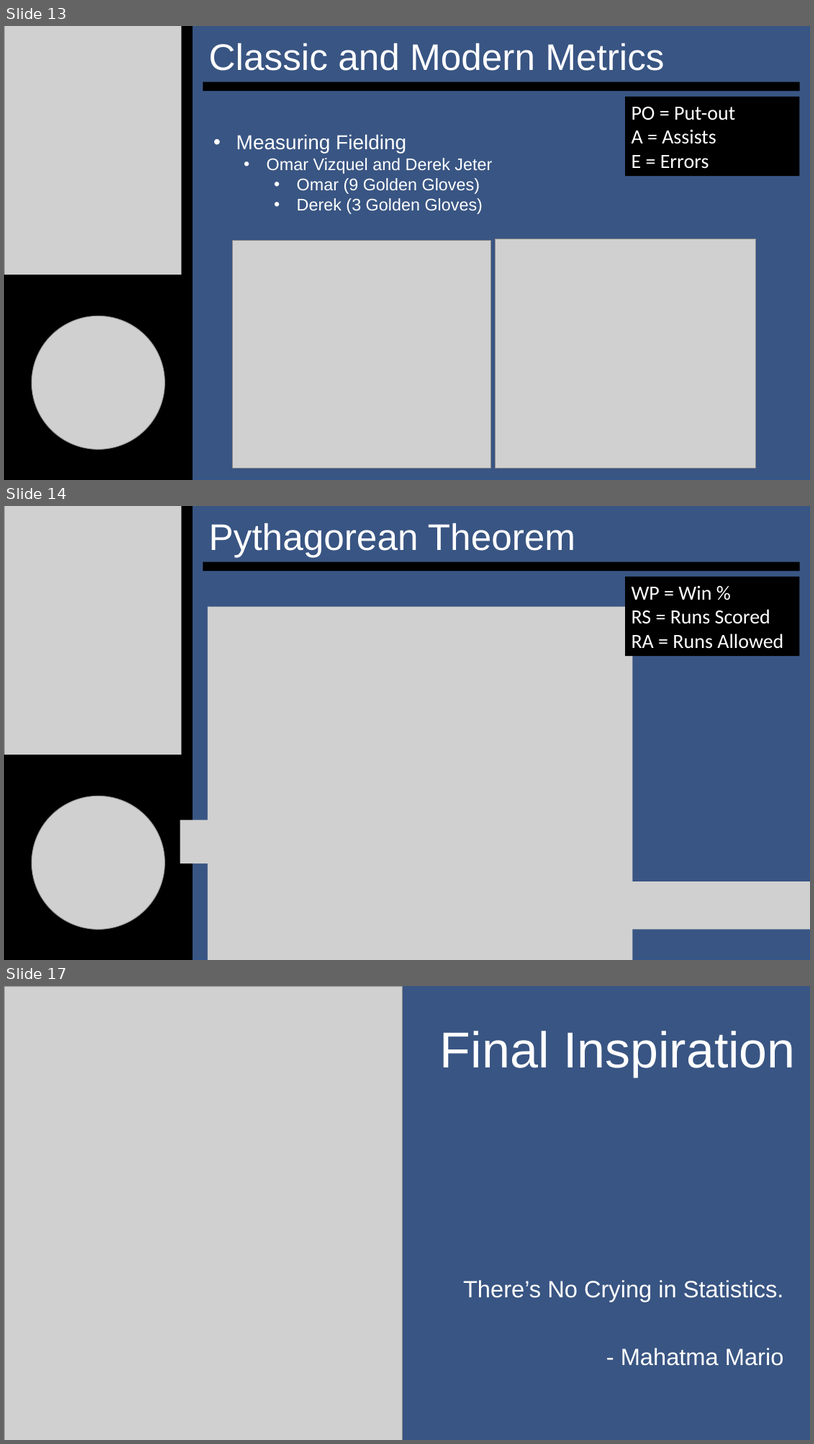
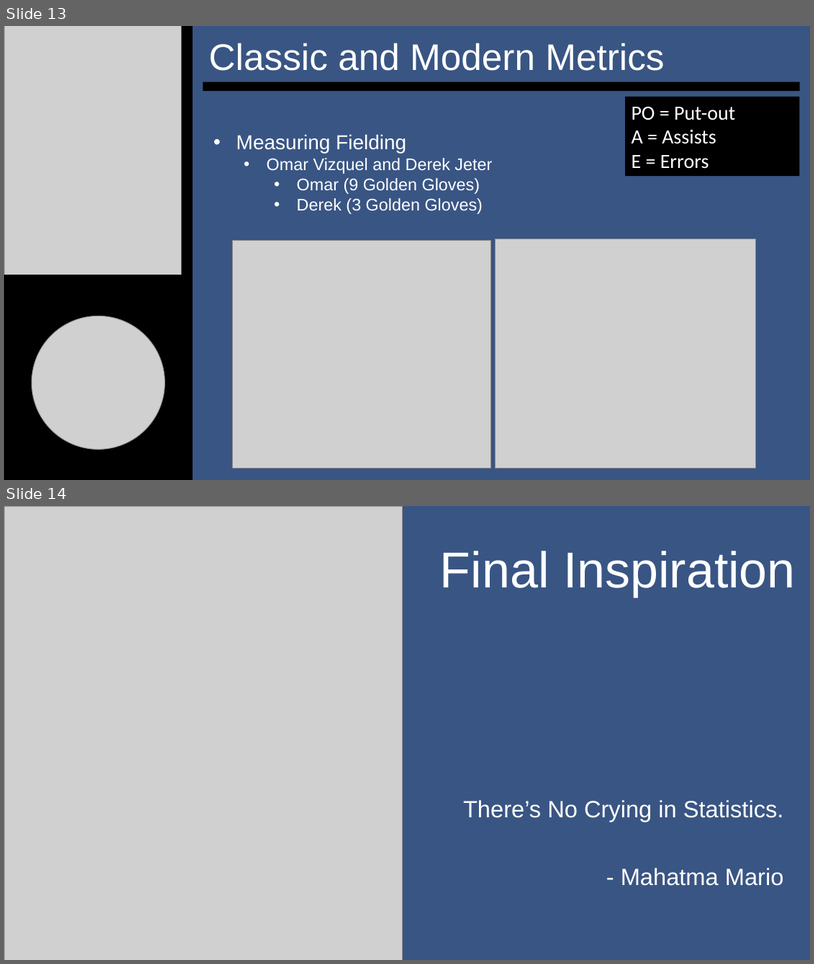
Before and after one commit to SuperMarioGiacomazzo/STOR390_WEBSITE, a slide deck: Slides/Baseball 1/Baseball_1_Lecture.pptx. Shown one above the other, each under a label of ours: slides 13, 14 and 17 before the commit, slides 13 and 14 after it; the slides between them are not shown. The pictures are 814x1444 and 814x964 pixels, drawn with LibreOffice and Linux fonts; fonts in the diff are those of the drawing; grey boxes stand for pictures. Boxes give left, top, right and bottom in pixels: in the first picture for what was removed or moved away, otherwise in the second. Text is boxed around its words. In the diff, an @@ line names an element or a change of style, - is before the commit and + after.

```diff
--- a/Slides/Baseball 1/Baseball_1_Lecture.pptx
+++ b/Slides/Baseball 1/Baseball_1_Lecture.pptx
@@ slide 14 removed at [4,506,810,960], background #FFFFFF @@
@@ rectangle removed at [4,506,810,960] @@
@@ picture removed at [4,506,182,765] @@
@@ rectangle removed at [182,506,193,765] @@
@@ subtitle removed at [209,523,576,557] @@
-Pythagorean Theorem
@@ rectangle removed at [203,561,800,571] @@
@@ rectangle removed at [626,577,800,656] @@
-WP = Win %
-RS = Runs Scored
-RA = Runs Allowed
@@ picture removed at [208,606,633,960] @@
@@ rectangle removed at [4,754,193,960] @@
@@ picture removed at [32,795,165,929] @@
@@ picture removed at [180,820,476,864] @@
@@ picture removed at [428,881,810,929] @@
@@ what was slide 17 is now slide 14 @@
```
Also in this commit, not shown: 2 other slides removed, 4 other files.
